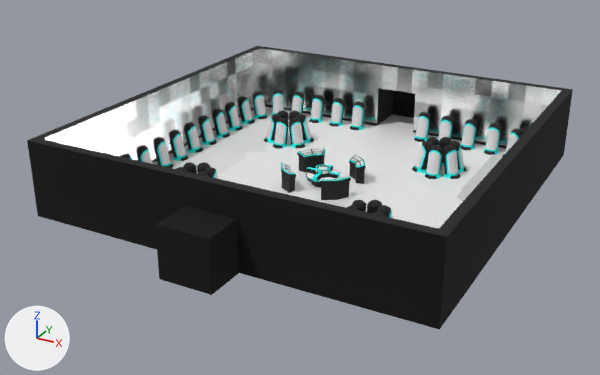
A saved change to the FBX model Assets/Resources/MapSystem/Models/Rooms/Hibernation Room/Hibernation_Room_1x1x2.fbx.
One viewpoint serves both versions: a camera (50 mm lens) standing at (85.8, -769.9, 35.8) and looking at (46.6, -698.7, 0.2). The axes (+X, +Y, +Z) are drawn at lower left. The lights are the same throughout. The picture after the commit comes second. Where no turn or scale is listed for an object, it has been applied to the vertices.

In view in the first picture: 'Hibernation_Room_1x1x2'.
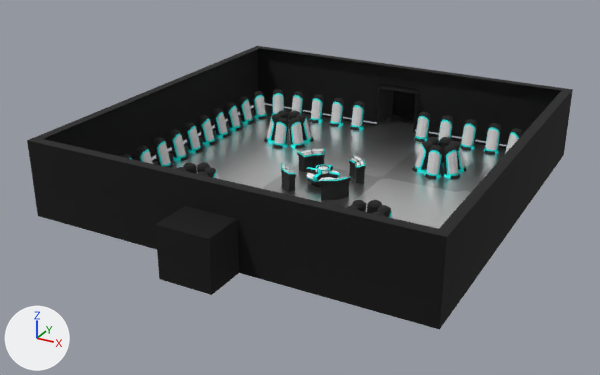
Diff of the bpy script that builds the scene:
```diff
--- a/Assets/Resources/MapSystem/Models/Rooms/Hibernation Room/Hibernation_Room_1x1x2.fbx.py
+++ b/Assets/Resources/MapSystem/Models/Rooms/Hibernation Room/Hibernation_Room_1x1x2.fbx.py
@@ mat_tex__room_floor @@
+mat_tex__room_floor = bpy.data.materials.new('Tex. Room Floor')
+# uses the picture img_floor_color_png
+# uses the picture img_wall_metallic_png
@@ me_плоскость_195 @@
 # used by ob_hibernation_room_1x1x2; location = (48.0, -696.0, 0.0)
-me_плоскость_195.from_pydata(...)  # 5324 vertices, 4821 faces; spans x -21.0..21.0, y -25.2..25.2, z 0.0..8.0
+me_плоскость_195.from_pydata(...)  # 5316 vertices, 4799 faces; spans x -21.0..21.0, y -25.2..25.2, z 0.0..8.0
+# me_плоскость_195 part 1
+# 8 vertices are removed from x -20.0..20.0, y -20.0..20.0, z 5.0
+# 22 faces are deleted
+# me_плоскость_195 part 2: 11 faces spanning x -20.0..20.0, y -25.0..25.0, z 0.0 switch from mat_tex__floor (picture img_floor_color_png) to mat_tex__room_floor
 me_плоскость_195.materials.append(mat_col__plating)
 me_плоскость_195.materials.append(mat_dark)
-me_плоскость_195.materials.append(mat_tex__wall)
 me_плоскость_195.materials.append(mat_frame)
```

What differs and where, as boxes [x1, y1, x2, y2] in the pictures (600 x 375 px):
part 1 of me_плоскость_195, deleted
    before: [44, 48, 562, 160]
part 2 of me_плоскость_195, recoloured (white to grey)
    both: [153, 106, 506, 229]
